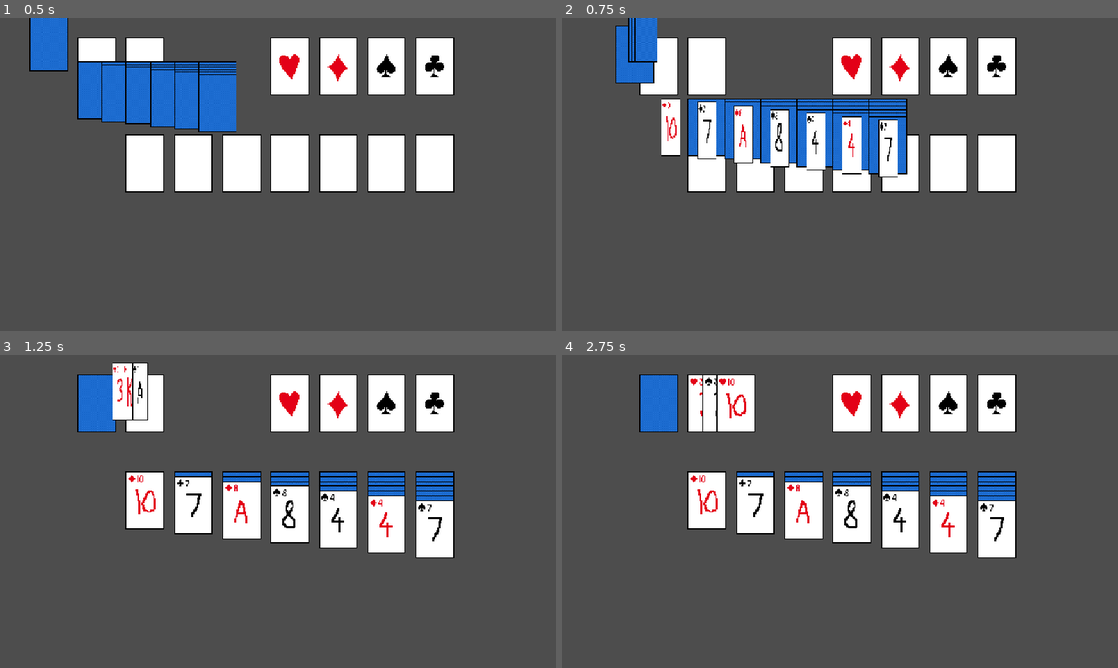
Above: before the commit, frames 1-4 (two rows, left to right).
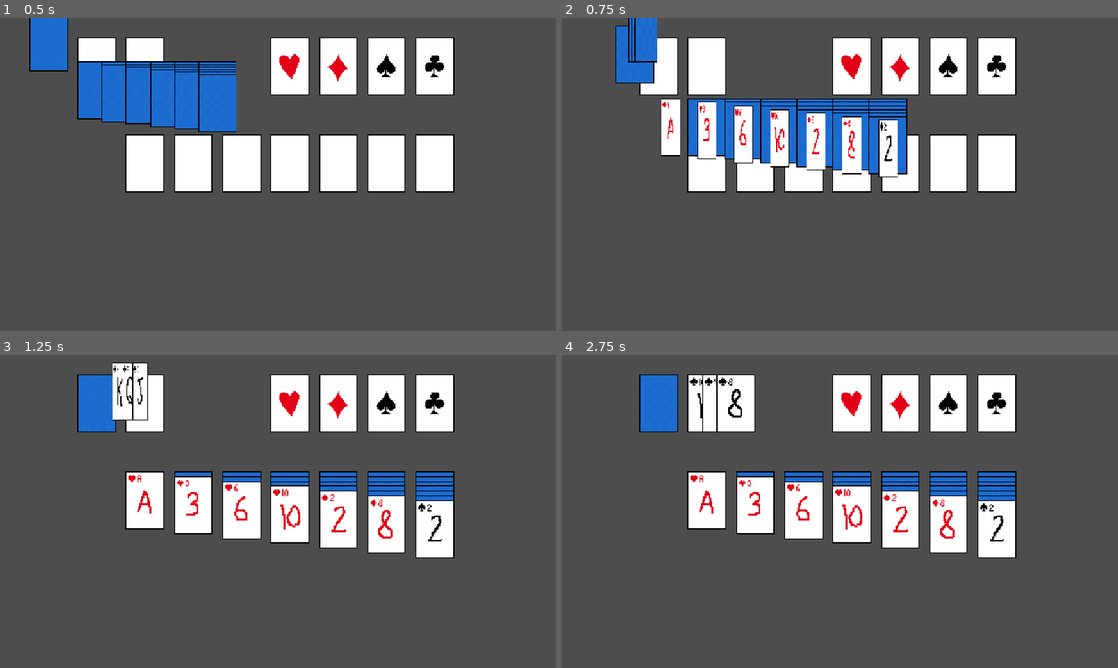
Above: after the commit, the same moments.

Repository: pnkmht135/Solitaire
Game: Godot game, scene res://Game.tscn
The game is run twice, just before and just after one commit, with the same random seed, the same clock (stepped at 60 frames per second) and the same inputs.
Inputs (mouse positions are in pixels of both pictures, inside the frame that each line leads up to):
- Up to frame 1 (0.5 s): no input
- Up to frame 2 (0.75 s): move the mouse to (656, 64) at 0.52 s; press the mouse at (656, 64) at 0.53 s
- Up to frame 3 (1.25 s): right-click (94, 401) at 0.8 s
- Up to frame 4 (2.75 s): release the mouse at (656, 401) at 1.28 s; right-click (656, 401) at 1.35 s; click (656, 401) at 1.55 s; press the mouse at (656, 401) at 2.03 s; right-click (656, 401) at 2.3 s

Frame 1 is identical in both runs. In frame 2, 0.4% of the frame differs, in the area x 18-60%, y 26-46%; in frame 3, 1.0%; in frame 4, 1.2%, in the area x 22-80%, y 7-60%.

Commit message:
Function: fixed silly bug part 2, now prevented player from dragging and putting card onto stockpile with its children

Diff:
--- a/Game elements/card.gd
+++ b/Game elements/card.gd
@@ -112,7 +112,7 @@
 			parent.move_to_front()
 		set_process(true)
 	if event.is_action_pressed("Right Click") and not running_Tween:
-		if foundation_pile and find_children("*","Card",false,false).is_empty() and foundation_pile.can_add_card(self):
+		if foundation_pile and foundation_pile.can_add_card(self):
 			move_to(foundation_pile)
 			return
 		for tableau in game.Tablueas:
--- a/Game elements/foundation_pile.gd
+++ b/Game elements/foundation_pile.gd
@@ -41,6 +41,7 @@
 		cards_stack[-1].enable()
 
 func can_add_card(card:Card)->bool:
-	if card.suit == suit and card.num == num_cards:
+	#if card.suit == suit and card.num == num_cards:
+	if card.suit == suit and card.num == num_cards and card.find_children("*","Card",false,false).is_empty():
 		return true
 	return false
--- a/game.gd
+++ b/game.gd
@@ -42,7 +42,7 @@
 			card.game = self
 			Deck.append(card)
 			add_child(card)
-	Deck.shuffle()
+	#Deck.shuffle()
 	# Distribute the shuffled deck among table elements
 	var index = 0
 	var counter = 1
